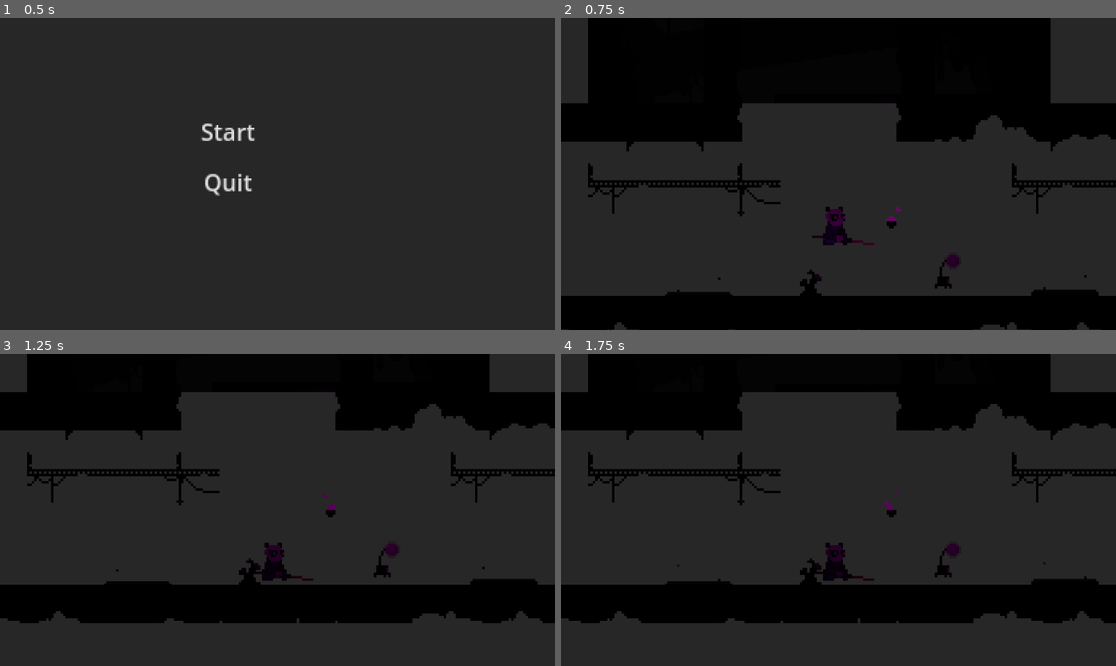
Above: before the commit, frames 1-4 (two rows, left to right).
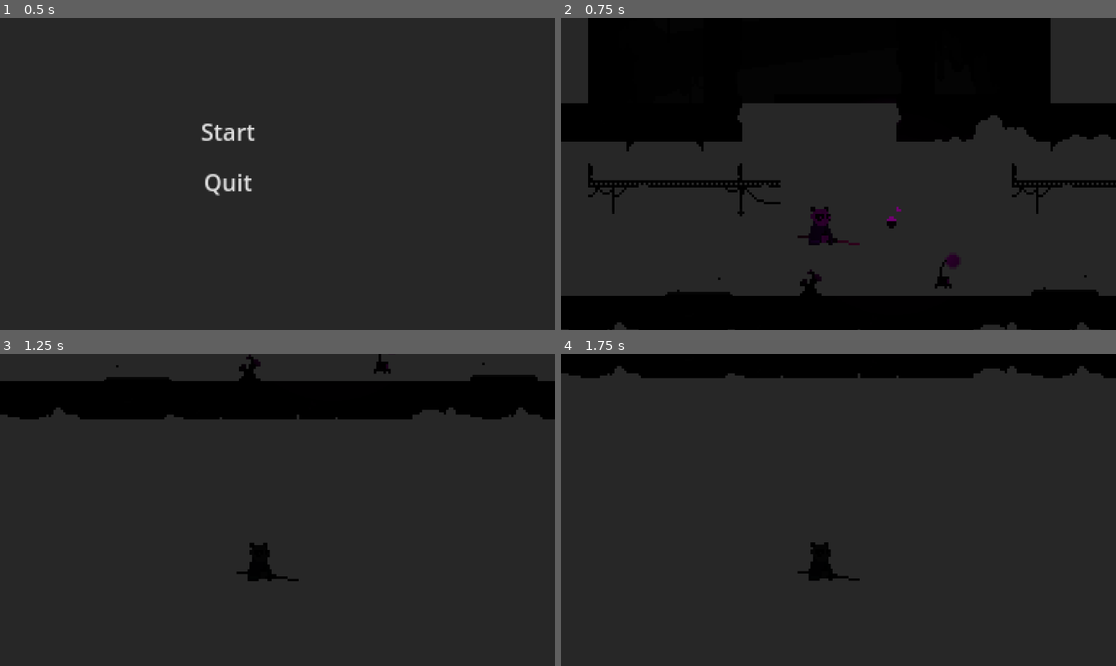
Above: after the commit, the same moments.

Repository: Erudit01/cse290r-final
Game: Godot game, scene res://dark_main/Scenes/Menus/main_menu.tscn
Two runs of this game, one before a commit and one after it. Both use one fixed random seed, a clock stepped at 60 frames per second and the inputs below.
Inputs (mouse positions are in pixels of both pictures, inside the frame that each line leads up to):
- Up to frame 1 (0.5 s): no input
- Up to frame 2 (0.75 s): click "Start" at 0.5 s
- Up to frame 3 (1.25 s): no input
- Up to frame 4 (1.75 s): move the mouse to (960, 494) at 1.27 s; hold Right (Right) from 1.28 s (still down); right-click (960, 494) at 1.35 s; tap Space (Jump) at 1.52 s; click (960, 494) at 1.55 s

Frame 1 is identical in both runs. In frame 2, 0.7% of the frame differs, in the area x 42-57%, y 60-73%; in frame 3, 27%; in frame 4, 28%, in the area x 0-100%, y 0-87%.
Error in both runs: Cannot call method 'play' on a null value. (res://dark_main/Scripts/panda.gd:64)

Commit message:
Update panda.tscn

Diff:
--- a/dark/dark_main/Scenes/player/panda.tscn
+++ b/dark/dark_main/Scenes/player/panda.tscn
@@ -73,7 +73,7 @@
 tracks/1/type = "value"
 tracks/1/imported = false
 tracks/1/enabled = true
-tracks/1/path = NodePath("JabHitBox/Collision1:disabled")
+tracks/1/path = NodePath("JabHitBox/JabCollision1:disabled")
 tracks/1/interp = 1
 tracks/1/loop_wrap = true
 tracks/1/keys = {
@@ -85,7 +85,7 @@
 tracks/2/type = "value"
 tracks/2/imported = false
 tracks/2/enabled = true
-tracks/2/path = NodePath("JabHitBox/Collision2:disabled")
+tracks/2/path = NodePath("JabHitBox/JabCollision2:disabled")
 tracks/2/interp = 1
 tracks/2/loop_wrap = true
 tracks/2/keys = {
@@ -129,7 +129,7 @@
 tracks/1/type = "value"
 tracks/1/imported = false
 tracks/1/enabled = true
-tracks/1/path = NodePath("JabHitBox/Collision1:disabled")
+tracks/1/path = NodePath("JabHitBox/JabCollision1:disabled")
 tracks/1/interp = 1
 tracks/1/loop_wrap = true
 tracks/1/keys = {
@@ -141,7 +141,7 @@
 tracks/2/type = "value"
 tracks/2/imported = false
 tracks/2/enabled = true
-tracks/2/path = NodePath("JabHitBox/Collision2:disabled")
+tracks/2/path = NodePath("JabHitBox/JabCollision2:disabled")
 tracks/2/interp = 1
 tracks/2/loop_wrap = true
 tracks/2/keys = {
@@ -153,7 +153,7 @@
 tracks/3/type = "value"
 tracks/3/imported = false
 tracks/3/enabled = true
-tracks/3/path = NodePath("SlamHitBox/Collision:disabled")
+tracks/3/path = NodePath("SlamHitBox/SlamCollision:disabled")
 tracks/3/interp = 1
 tracks/3/loop_wrap = true
 tracks/3/keys = {
@@ -165,7 +165,7 @@
 tracks/4/type = "value"
 tracks/4/imported = false
 tracks/4/enabled = true
-tracks/4/path = NodePath("AttackHitBox/Collision1:disabled")
+tracks/4/path = NodePath("AttackHitBox/AttackCollision1:disabled")
 tracks/4/interp = 1
 tracks/4/loop_wrap = true
 tracks/4/keys = {
@@ -177,7 +177,7 @@
 tracks/5/type = "value"
 tracks/5/imported = false
 tracks/5/enabled = true
-tracks/5/path = NodePath("AttackHitBox/Collision2:disabled")
+tracks/5/path = NodePath("AttackHitBox/AttackCollision2:disabled")
 tracks/5/interp = 1
 tracks/5/loop_wrap = true
 tracks/5/keys = {
@@ -240,7 +240,7 @@
 tracks/1/type = "value"
 tracks/1/imported = false
 tracks/1/enabled = true
-tracks/1/path = NodePath("SlamHitBox/Collision:disabled")
+tracks/1/path = NodePath("SlamHitBox/SlamCollision:disabled")
 tracks/1/interp = 1
 tracks/1/loop_wrap = true
 tracks/1/keys = {
@@ -303,7 +303,7 @@
 tracks/1/type = "value"
 tracks/1/imported = false
 tracks/1/enabled = true
-tracks/1/path = NodePath("AttackHitBox/Collision1:disabled")
+tracks/1/path = NodePath("AttackHitBox/AttackCollision1:disabled")
 tracks/1/interp = 1
 tracks/1/loop_wrap = true
 tracks/1/keys = {
@@ -315,7 +315,7 @@
 tracks/2/type = "value"
 tracks/2/imported = false
 tracks/2/enabled = true
-tracks/2/path = NodePath("AttackHitBox/Collision2:disabled")
+tracks/2/path = NodePath("AttackHitBox/AttackCollision2:disabled")
 tracks/2/interp = 1
 tracks/2/loop_wrap = true
 tracks/2/keys = {
@@ -359,10 +359,6 @@
 "Wall_Slide": SubResource("Animation_u0oqw")
 }
 
-[sub_resource type="CapsuleShape2D" id="CapsuleShape2D_ieitk"]
-radius = 5.0
-height = 16.0
-
 [sub_resource type="CircleShape2D" id="CircleShape2D_thkvc"]
 radius = 44.0
 
@@ -383,14 +379,14 @@
 height = 16.0407
 
 [sub_resource type="CircleShape2D" id="CircleShape2D_3n1ac"]
-radius = 21.0
+radius = 20.0
 
 [node name="panda" type="CharacterBody2D"]
 collision_mask = 8
 script = ExtResource("1_ajng7")
 
 [node name="Animations" type="Sprite2D" parent="."]
-position = Vector2(6, -13)
+position = Vector2(0, -13)
 scale = Vector2(0.92, 1)
 texture = ExtResource("15_jvyyr")
 hframes = 17
@@ -402,11 +398,6 @@
 "": SubResource("AnimationLibrary_gbj8h")
 }
 
-[node name="collision" type="CollisionShape2D" parent="."]
-visible = false
-position = Vector2(-2, -7)
-shape = SubResource("CapsuleShape2D_ieitk")
-
 [node name="FOV" type="Area2D" parent="."]
 visible = false
 
@@ -419,24 +410,23 @@
 collision_layer = 2
 collision_mask = 4
 
-[node name="Collision1" type="CollisionShape2D" parent="JabHitBox"]
-position = Vector2(35, -8)
+[node name="JabCollision1" type="CollisionShape2D" parent="JabHitBox"]
+position = Vector2(30, -9)
 rotation = 1.48877
 shape = SubResource("CapsuleShape2D_ylikj")
 disabled = true
 
-[node name="Collision2" type="CollisionShape2D" parent="JabHitBox"]
-position = Vector2(35, -3)
+[node name="JabCollision2" type="CollisionShape2D" parent="JabHitBox"]
+position = Vector2(30, -3)
 rotation = -1.53788
 shape = SubResource("CapsuleShape2D_fnlyt")
 disabled = true
 
 [node name="PlayerHurtBox" type="Area2D" parent="."]
-visible = false
 collision_mask = 4
 
 [node name="PlayerHitBox" type="CollisionShape2D" parent="PlayerHurtBox"]
-position = Vector2(-2, -8)
+position = Vector2(-9, -8)
 shape = SubResource("CapsuleShape2D_ylnq6")
 
 [node name="AttackHitBox" type="Area2D" parent="."]
@@ -444,14 +434,14 @@
 collision_layer = 2
 collision_mask = 4
 
-[node name="Collision1" type="CollisionShape2D" parent="AttackHitBox"]
-position = Vector2(22, -7)
+[node name="AttackCollision1" type="CollisionShape2D" parent="AttackHitBox"]
+position = Vector2(14, -7)
 rotation = 1.5708
 shape = SubResource("CapsuleShape2D_87phv")
 disabled = true
 
-[node name="Collision2" type="CollisionShape2D" parent="AttackHitBox"]
-position = Vector2(28, -3)
+[node name="AttackCollision2" type="CollisionShape2D" parent="AttackHitBox"]
+position = Vector2(19, -3)
 rotation = 1.5708
 shape = SubResource("CapsuleShape2D_87phv")
 disabled = true
@@ -461,8 +451,8 @@
 collision_layer = 2
 collision_mask = 4
 
-[node name="Collision" type="CollisionShape2D" parent="SlamHitBox"]
-position = Vector2(-2, -7)
+[node name="SlamCollision" type="CollisionShape2D" parent="SlamHitBox"]
+position = Vector2(-4, -6)
 shape = SubResource("CircleShape2D_3n1ac")
 disabled = true
 
Not shown: 1 places in dark/dark_main/Scenes/player/panda.tscn that only renumber resources
